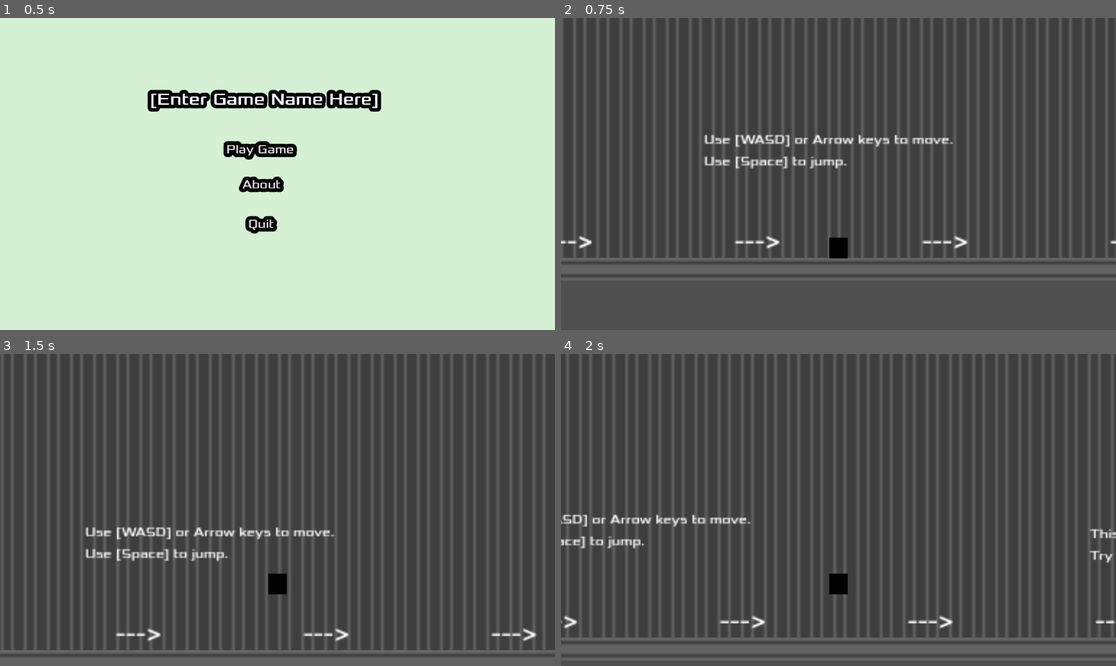
Above: before the commit, frames 1-4 (two rows, left to right).
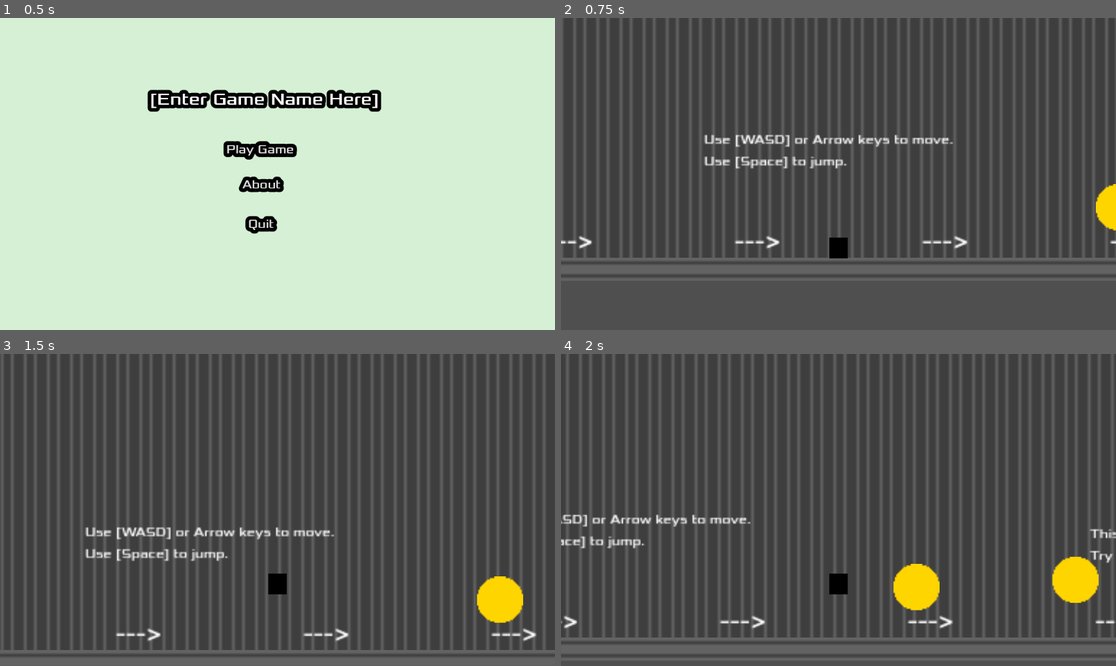
Above: after the commit, the same moments.

Repository: TitledGames/Microwave-Man
Game: Godot game, scene res://main_menu.tscn
Same seed, same stepped clock (60 frames per second), same inputs: the game is played once before the commit and once after it.
Inputs:
- Up to frame 1 (0.5 s): no input
- Up to frame 2 (0.75 s): click "Play Game" at 0.5 s
- Up to frame 3 (1.5 s): tap Enter at 1.25 s; hold Right (move_right) from 1.28 s (still down); tap Space (jump) at 1.35 s
- Up to frame 4 (2 s): keep holding Right (move_right); tap Space (jump) at 1.52, 1.82 s

Frame 1 is identical in both runs. In frame 2, 0.4% of the frame differs, in the area x 96-100%, y 53-69%; in frame 3, 1.0%; in frame 4, 2.0%, in the area x 59-97%, y 64-83%.

Commit message:
coin sfx, ogg file for sound

Diff:
--- a/coin.gd
+++ b/coin.gd
@@ -1,6 +1,6 @@
 extends Area2D
 
-
+const COIN_SOUND_SCENE = preload("res://coin_sfx.tscn")
 # Called when the node enters the scene tree for the first time.
 func _ready() -> void:
 	pass # Replace with function body.
@@ -14,6 +14,13 @@
 func _on_body_entered(body):
 	# Check if the body overlapping the coin is actually the player
 	if body.is_in_group("player"):
+
+		var sound_instance = COIN_SOUND_SCENE.instantiate()
+
+		# Add it to the main tree (it starts playing immediately due to Autoplay)
+		get_tree().current_scene.add_child(sound_instance)
+
 		print("Coin collected!")
+
 		# This deletes the coin from the world
 		queue_free()
--- a/coin.tscn
+++ b/coin.tscn
@@ -26,6 +26,4 @@
 [node name="CollisionShape2D" type="CollisionShape2D" parent="."]
 shape = SubResource("CircleShape2D_d5gmh")
 
-[node name="AudioStreamPlayer" type="AudioStreamPlayer" parent="."]
-
 [connection signal="body_entered" from="." to="." method="_on_body_entered"]
--- /dev/null
+++ b/coin_sfx.tscn
@@ -0,0 +1,9 @@
+[gd_scene load_steps=2 format=3 uid="uid://btc7acnn0whr0"]
+
+[ext_resource type="AudioStream" uid="uid://c3unwfs6l0mk0" path="res://assets/sounds/coin.ogg" id="1_54jsu"]
+
+[node name="coin_sfx" type="Node"]
+
+[node name="AudioStreamPlayer" type="AudioStreamPlayer" parent="."]
+stream = ExtResource("1_54jsu")
+autoplay = true
--- a/main.tscn
+++ b/main.tscn
@@ -81,10 +81,10 @@
 zoom = Vector2(3, 3)
 
 [node name="Coin" parent="." instance=ExtResource("5_lquwl")]
-position = Vector2(1667, 929)
+position = Vector2(-298, 363)
 
 [node name="Coin2" parent="." instance=ExtResource("5_lquwl")]
-position = Vector2(1729, 929)
+position = Vector2(-408, 368)
 
 [connection signal="timeout" from="ScoreTimer" to="." method="_on_score_timer_timeout"]
 [connection signal="timeout" from="StartTimer" to="." method="_on_start_timer_timeout"]
--- a/player.tscn
+++ b/player.tscn
@@ -2,7 +2,7 @@
 
 [ext_resource type="Script" uid="uid://b8t1ohm482x12" path="res://player.gd" id="1_wkcja"]
 [ext_resource type="Texture2D" uid="uid://hcg7eaqk7vj2" path="res://assets/player.png" id="2_8xjnt"]
-[ext_resource type="AudioStream" uid="uid://dsoaxf8cgbo4j" path="res://assets/sounds/Jump.wav" id="3_i3pqv"]
+[ext_resource type="AudioStream" uid="uid://cpr0rd0jjsgqe" path="res://assets/sounds/jump.ogg" id="3_i3pqv"]
 
 [sub_resource type="CapsuleShape2D" id="CapsuleShape2D_onrkg"]
 radius = 127.0
Not shown, removed: assets/sounds/Jump.wav.import
Not shown, added: assets/sounds/coin.ogg.import
Not shown, removed: assets/sounds/coin.wav.import
Not shown, added: assets/sounds/jump.ogg.import
Not shown: 1 places in main.tscn that only renumber resources
Not shown, removed: assets/sounds/Jump.wav
Not shown, added: assets/sounds/coin.ogg
Not shown, removed: assets/sounds/coin.wav
Not shown, added: assets/sounds/jump.ogg
